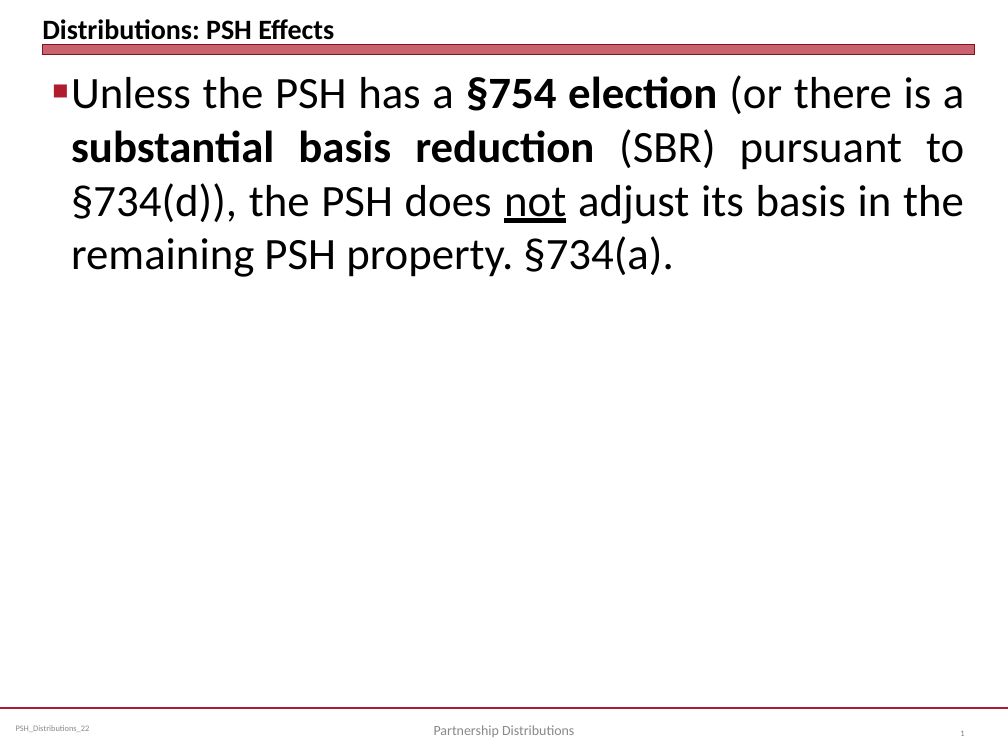
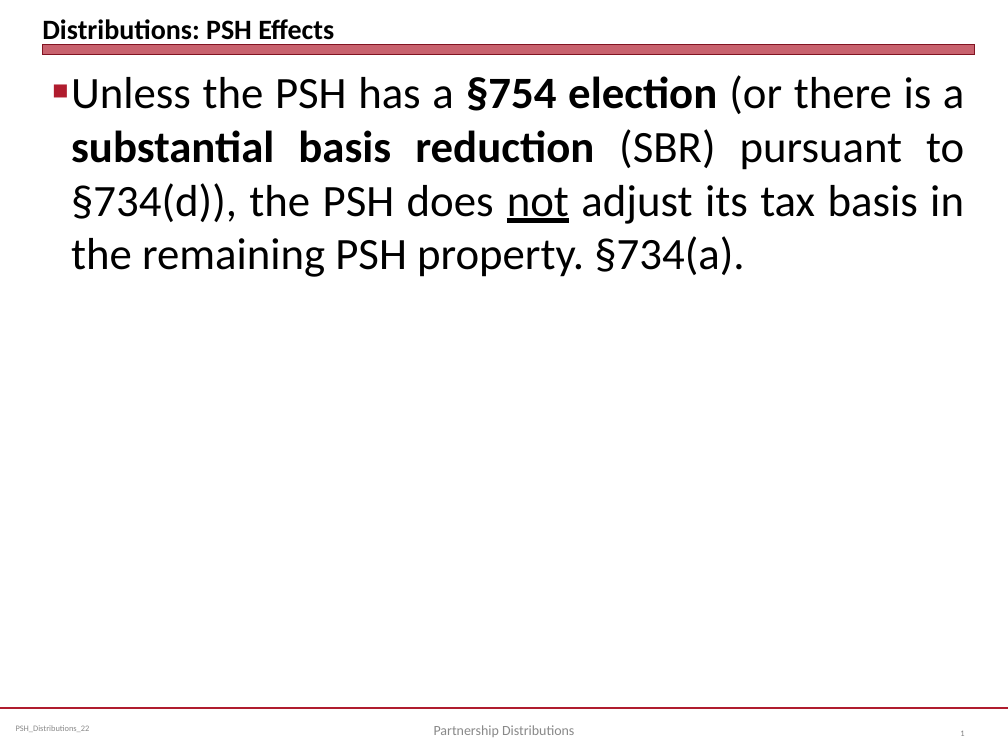
Before and after one commit to jmc877/Partnership-Tax, a slide deck: slide 1 of slides/PSH_Distributions_22.pptx. Drawn at 1008x756 pixels with LibreOffice and Linux fonts; fonts in the diff are those of the drawing. Boxes give left, top, right and bottom in pixels: in the first picture for what was removed or moved away, otherwise in the second. Text is boxed around its words. In the diff, an @@ line names an element or a change of style, - is before the commit and + after.

```diff
--- a/slides/PSH_Distributions_22.pptx
+++ b/slides/PSH_Distributions_22.pptx
@@ text at <box>71,75,964,277</box>: text changed @@
-■ Unless the PSH has a §754 election (or there is a substantial basis reduction (SBR) pursuant to §734(d)), the PSH does not adjust its basis in the remaining PSH property. §734(a).
+■ Unless the PSH has a §754 election (or there is a substantial basis reduction (SBR) pursuant to §734(d)), the PSH does not adjust its tax basis in the remaining PSH property. §734(a).
```
Also in this commit, not shown: 6 other slides changed, 3 other files.
